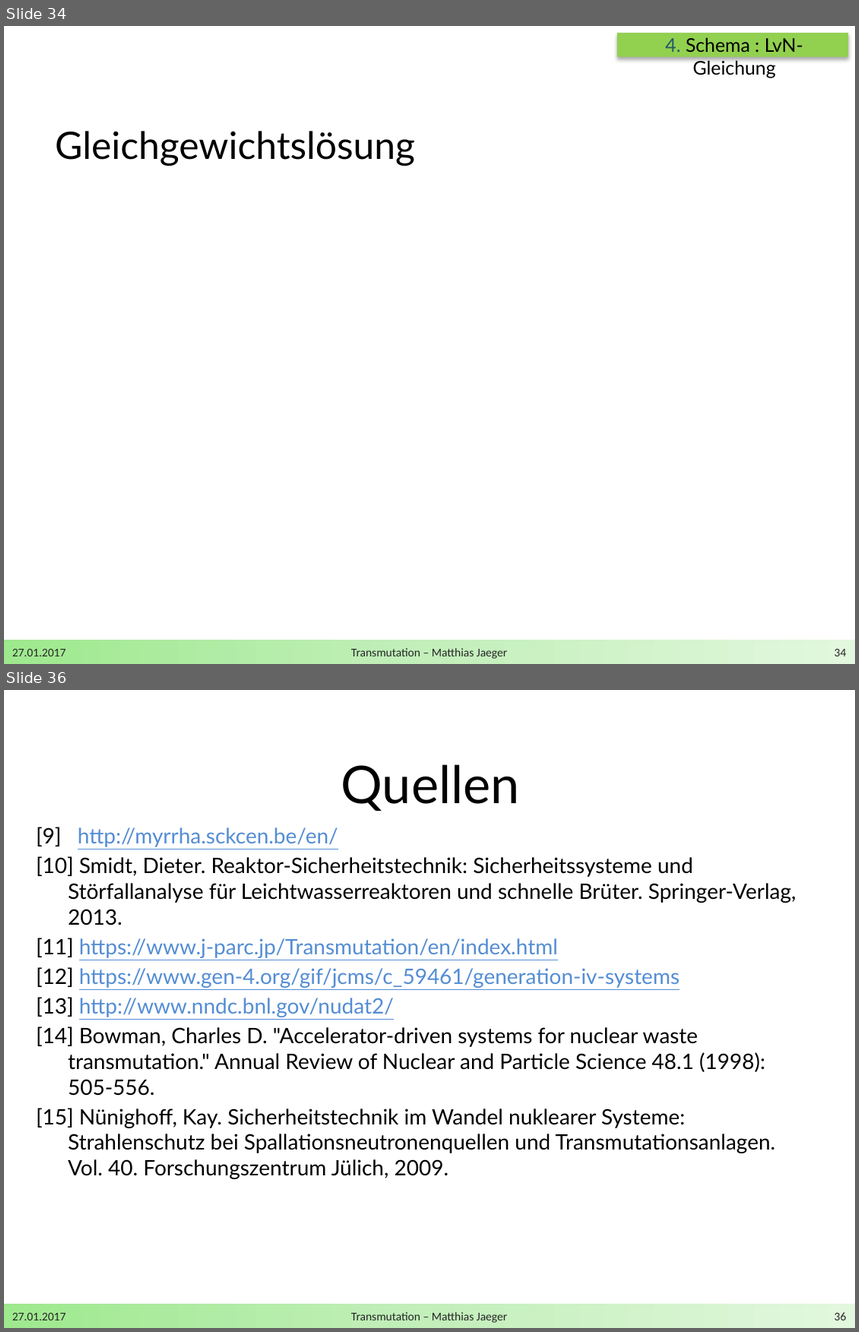
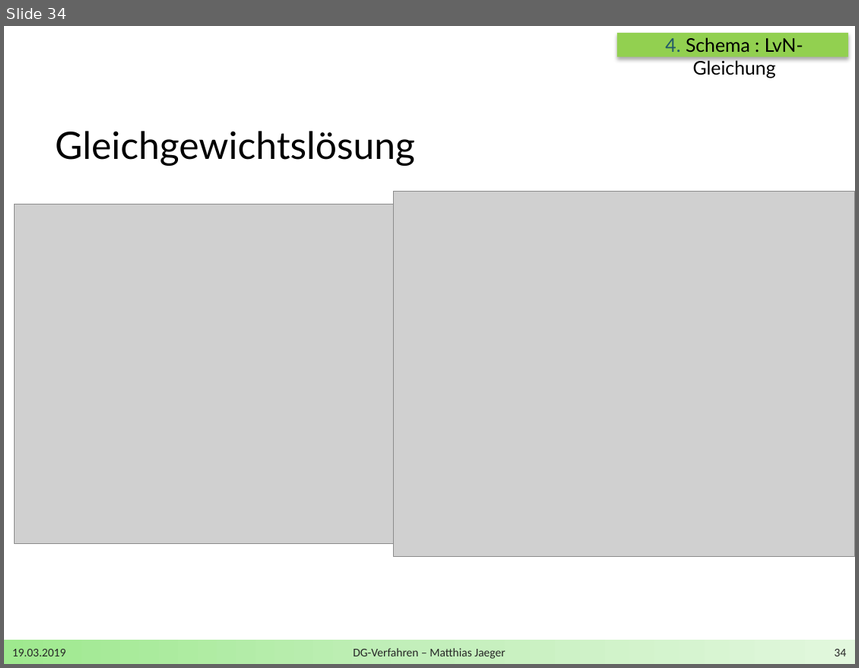
Before and after one commit to DerKleineGauss/Masterarbeit, a slide deck: Zwischenvortrag/Präsentation.pptx. Shown one above the other, each under a label of ours: slides 34 and 36 before the commit, slide 34 after it; the slides between them are not shown. The pictures are 859x1332 and 859x668 pixels, drawn with LibreOffice and Linux fonts; fonts in the diff are those of the drawing; grey boxes stand for pictures; background and template pictures are left out. Boxes give left, top, right and bottom in pixels: in the first picture for what was removed or moved away, otherwise in the second. Text is boxed around its words. In the diff, an @@ line names an element or a change of style, - is before the commit and + after.

```diff
--- a/Zwischenvortrag/Präsentation.pptx
+++ b/Zwischenvortrag/Präsentation.pptx
@@ slide 36 removed at (4,690,855,1328), background #FFFFFF; not listed: 1 template element that a slide beside it also shows @@
@@ text removed at (341,764,520,811) @@
-Quellen
@@ text removed at (36,827,797,1179) @@
-[9] http://myrrha.sckcen.be/en/
-[10] Smidt, Dieter. Reaktor-Sicherheitstechnik: Sicherheitssysteme und Störfallanalyse für Leichtwasserreaktoren und schnelle Brüter. Springer-Verlag, 2013.
-[11] https://www.j-parc.jp/Transmutation/en/index.html
-[12] https://www.gen-4.org/gif/jcms/c_59461/generation-iv-systems
-[13] http://www.nndc.bnl.gov/nudat2/
-[14] Bowman, Charles D. "Accelerator-driven systems for nuclear waste transmutation." Annual Review of Nuclear and Particle Science 48.1 (1998): 505-556.
-[15] Nünighoff, Kay. Sicherheitstechnik im Wandel nuklearer Systeme: Strahlenschutz bei Spallationsneutronenquellen und Transmutationsanlagen. Vol. 40. Forschungszentrum Jülich, 2009.
@@ text removed at (12,1313,66,1321) @@
-27.01.2017
@@ text removed at (351,1312,507,1323) @@
-Transmutation – Matthias Jaeger
@@ page number removed at (835,1312,847,1321) @@
-36
@@ slide 34 changed as well @@
@@ picture added at (14,205,437,544) @@
@@ picture added at (394,191,855,557) @@
@@ text at (12,649,66,657): text changed @@
-27.01.2017
+19.03.2019
@@ text at (353,648,505,659): text changed @@
-Transmutation – Matthias Jaeger
+DG-Verfahren – Matthias Jaeger
```
Also in this commit, not shown: 34 other slides changed, 1 slide added, 15 other files.
